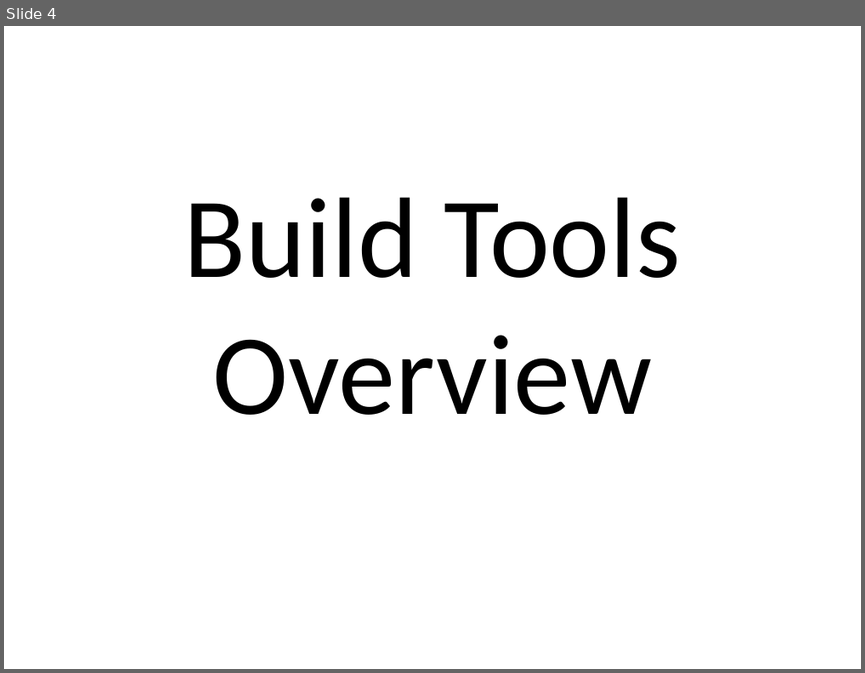
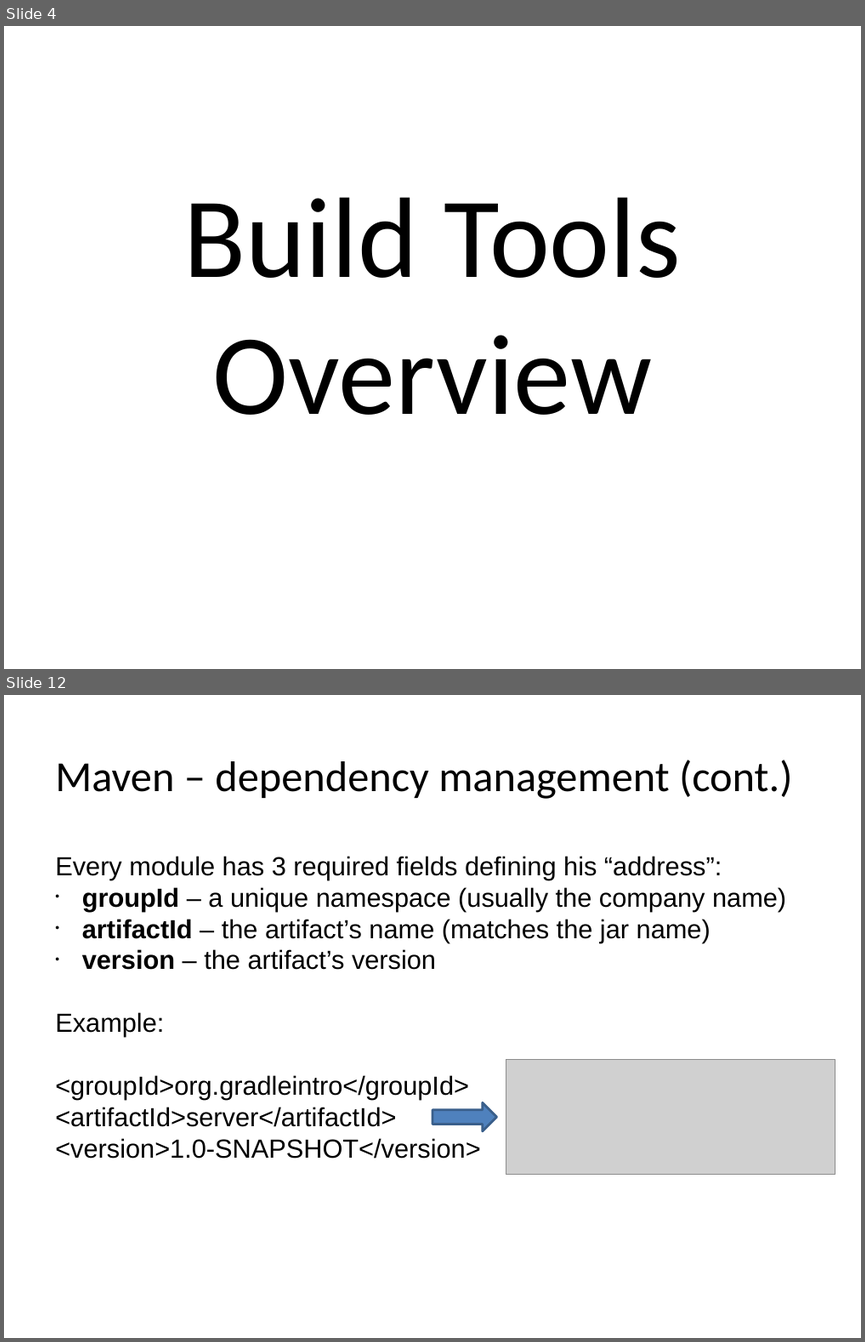
Before and after one commit to kob-aha/gradle-presentation, a slide deck: presentation/Introduction to Gradle.pptx. Shown one above the other, each under a label of ours: slide 4 before the commit, slides 4 and 12 after it; the slides between them are not shown. The pictures are 865x673 and 865x1342 pixels, drawn with LibreOffice and Linux fonts; fonts in the diff are those of the drawing; grey boxes stand for pictures. Boxes give left, top, right and bottom in pixels: in the first picture for what was removed or moved away, otherwise in the second. Text is boxed around its words. In the diff, an @@ line names an element or a change of style, - is before the commit and + after.

```diff
--- a/presentation/Introduction to Gradle.pptx
+++ b/presentation/Introduction to Gradle.pptx
@@ slide 12 added at box(4, 695, 861, 1338), background #FFFFFF @@
@@ text added at box(55, 760, 793, 799), 36 pt, text #000000 @@
+Maven – dependency management (cont.)
@@ text added at box(55, 856, 786, 1158), 22 pt, text #000000 @@
+Every module has 3 required fields defining his “address”:
+• groupId – a unique namespace (usually the company name)
+• artifactId – the artifact’s name (matches the jar name)
+• version – the artifact’s version
+Example:
+<groupId>org.gradleintro</groupId>
+<artifactId>server</artifactId>
+<version>1.0-SNAPSHOT</version>
@@ picture added at box(506, 1059, 834, 1174) @@
@@ right arrow added at box(432, 1103, 497, 1131), fill #4F81BD, outline #3A5F8C 2 pt @@
```
Also in this commit, not shown: 17 slides changed, 7 other slides added, 14 other files.
